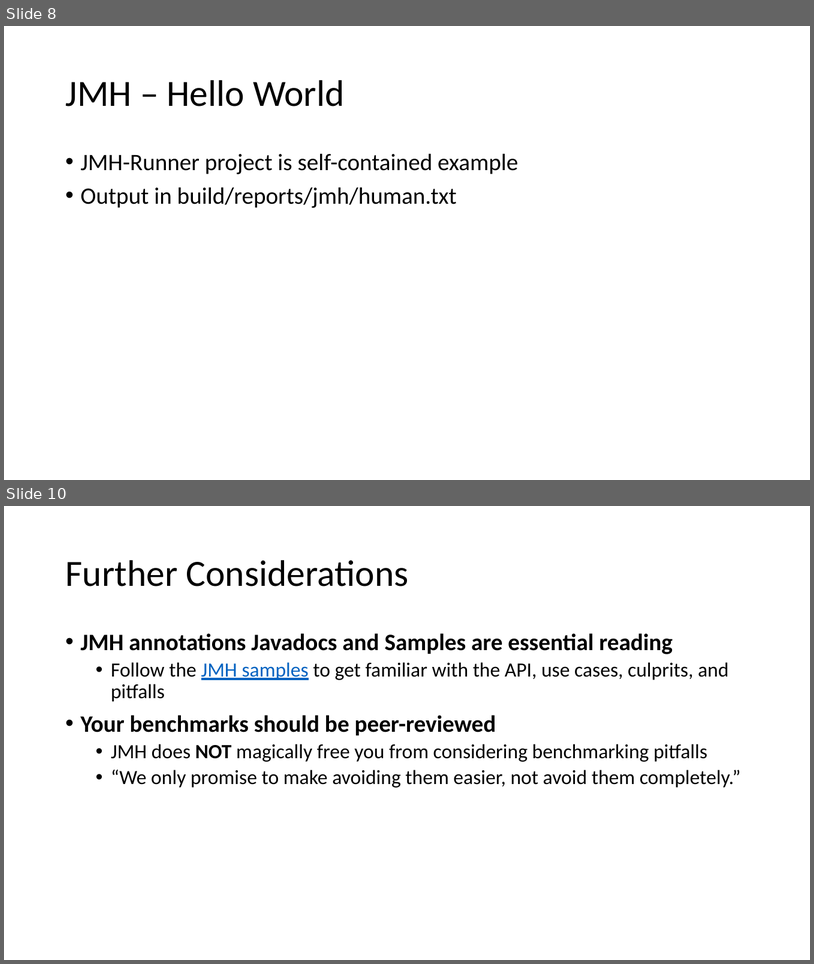
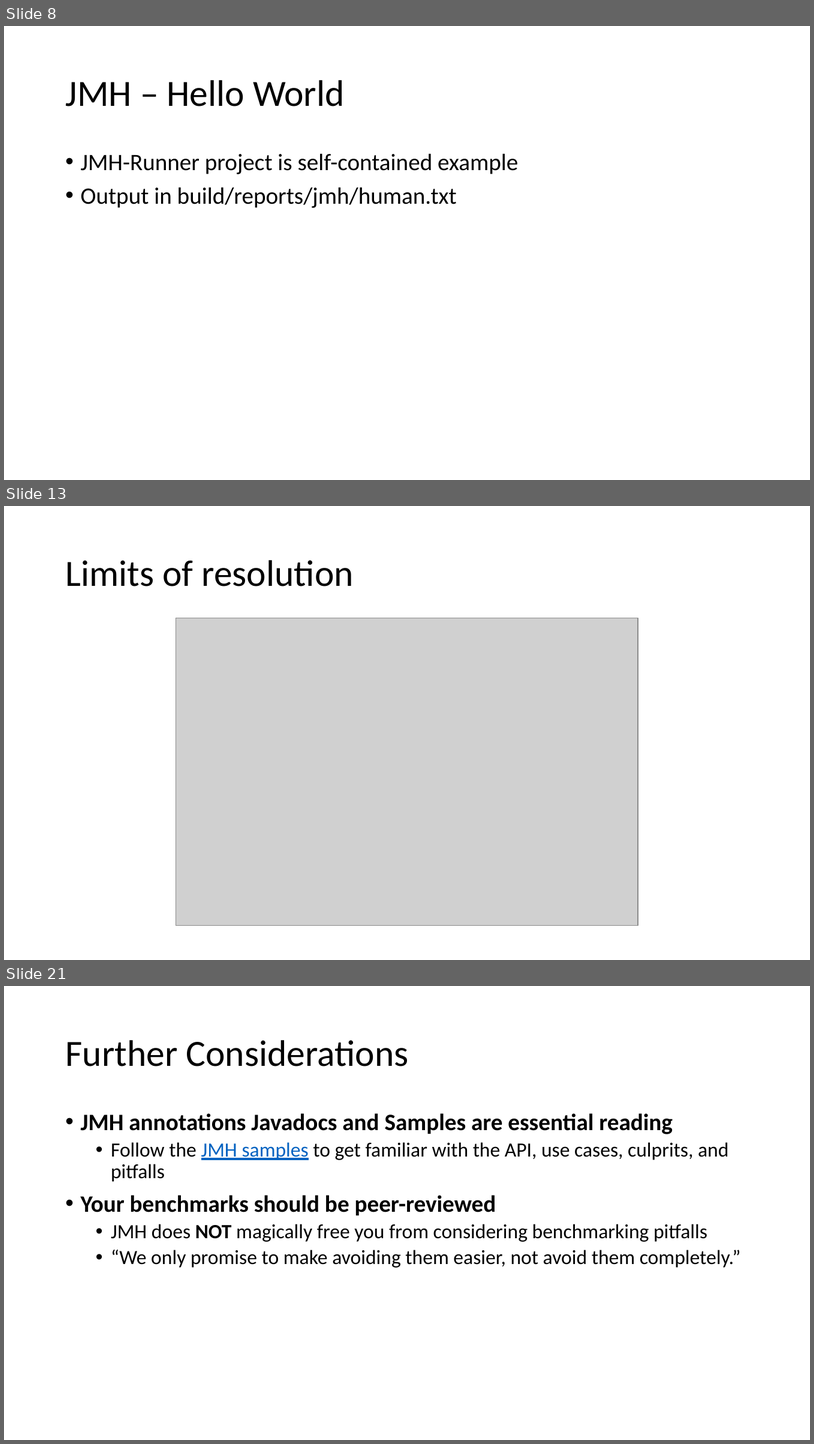
Before and after one commit to tresat/JMH-Presentation, a slide deck: doc/slides.pptx. Shown one above the other, each under a label of ours: slides 8 and 10 before the commit, slides 8, 13 and 21 after it; the slides between them are not shown. The pictures are 814x964 and 814x1444 pixels, drawn with LibreOffice and Linux fonts; fonts in the diff are those of the drawing; grey boxes stand for pictures. Boxes give left, top, right and bottom in pixels: in the first picture for what was removed or moved away, otherwise in the second. Text is boxed around its words. In the diff, an @@ line names an element or a change of style, - is before the commit and + after.

```diff
--- a/doc/slides.pptx
+++ b/doc/slides.pptx
@@ slide 13 added at box(4, 506, 810, 960), background #FFFFFF @@
@@ title added at box(65, 560, 353, 586), 44 pt, text #000000 @@
+Limits of resolution
@@ picture added at box(176, 618, 639, 926) @@
@@ what was slide 10 is now slide 21 @@
```
Also in this commit, not shown: 11 other slides added, 1 slide removed, 16 other files.
